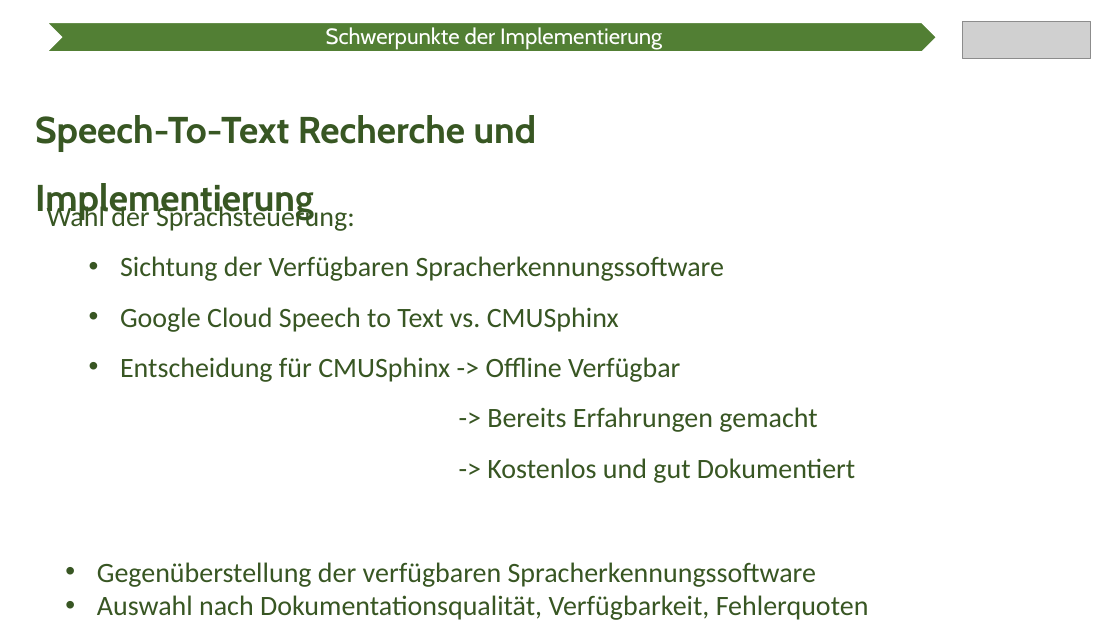
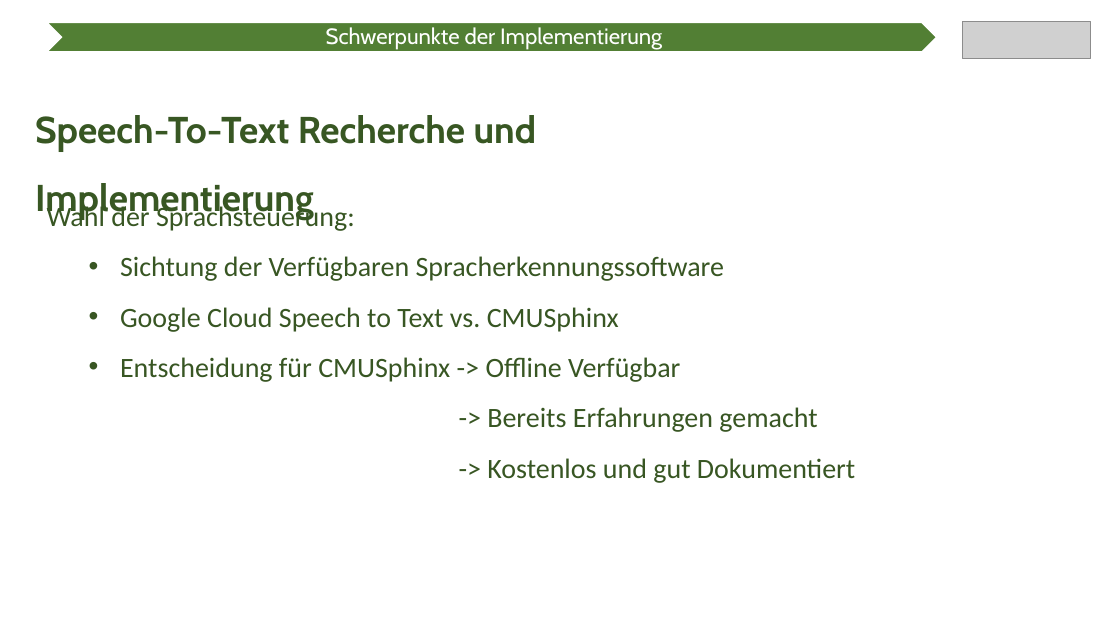
Before and after one commit to Ratoh/SAPLEXA, a slide deck: slide 5 of CavallaroAngelo/Präsentation Wahlmodulvorstellung/SAPlexa Präsentation.pptx. Drawn at 1120x630 pixels with LibreOffice and Linux fonts; fonts in the diff are those of the drawing; grey boxes stand for pictures. Boxes give left, top, right and bottom in pixels: in the first picture for what was removed or moved away, otherwise in the second. Text is boxed around its words. In the diff, an @@ line names an element or a change of style, - is before the commit and + after.

```diff
--- a/CavallaroAngelo/Präsentation Wahlmodulvorstellung/SAPlexa Präsentation.pptx
+++ b/CavallaroAngelo/Präsentation Wahlmodulvorstellung/SAPlexa Präsentation.pptx
@@ text removed at (97,562,869,620) @@
-  • Gegenüberstellung der verfügbaren Spracherkennungssoftware
-  • Auswahl nach Dokumentationsqualität, Verfügbarkeit, Fehlerquoten
```
Also in this commit, not shown: 2 other slides changed, 1 slide added.
